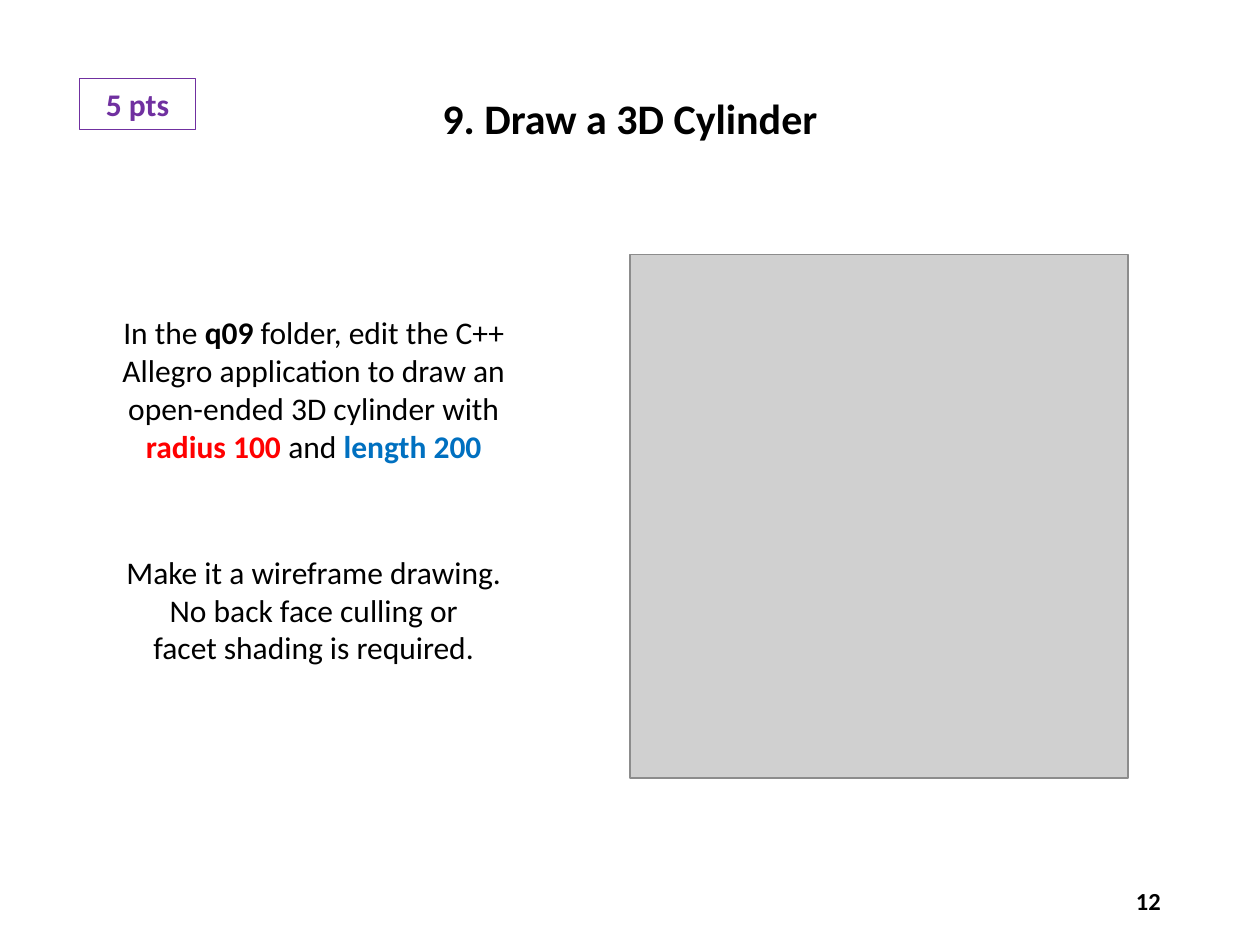
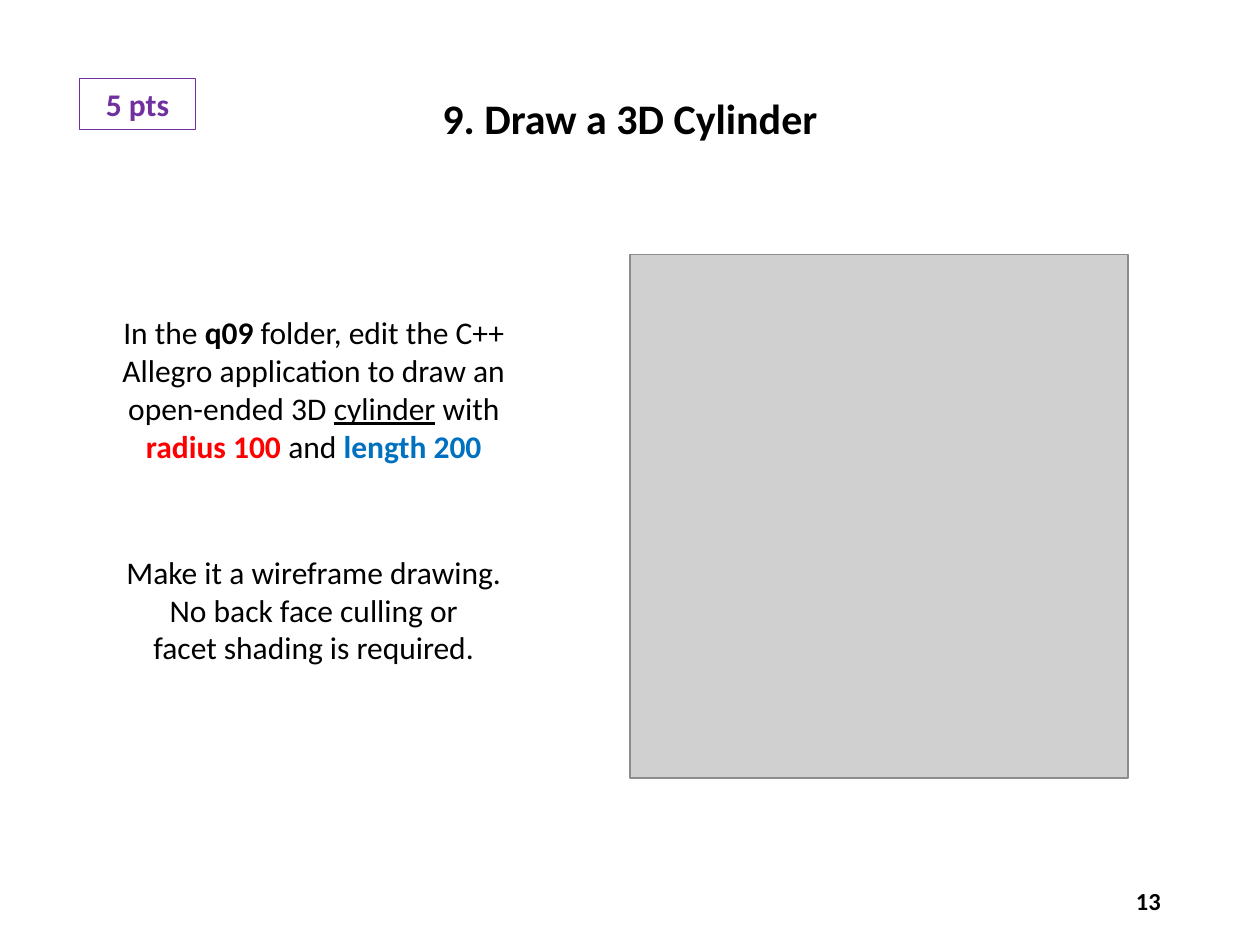
Before and after one commit to dbiersach/scicomp301-cpp-linux, a slide deck: slide 13 of exam2/Exam 2 Questions.pptx (slide 12 before the commit). Drawn at 1260x945 pixels with LibreOffice and Linux fonts; fonts in the diff are those of the drawing; grey boxes stand for pictures. Boxes give left, top, right and bottom in pixels: in the first picture for what was removed or moved away, otherwise in the second. Text is boxed around its words. In the diff, an @@ line names an element or a change of style, - is before the commit and + after.

```diff
--- a/exam2/Exam 2 Questions.pptx
+++ b/exam2/Exam 2 Questions.pptx
@@ text "In the q09 folder, edit ..." at box(122, 322, 505, 464): underline on in "cylinder" @@
@@ page number at box(1136, 894, 1161, 910): text changed @@
-12
+13
```
Also in this commit, not shown: 11 other slides changed, 1 slide added, 1 other file.
